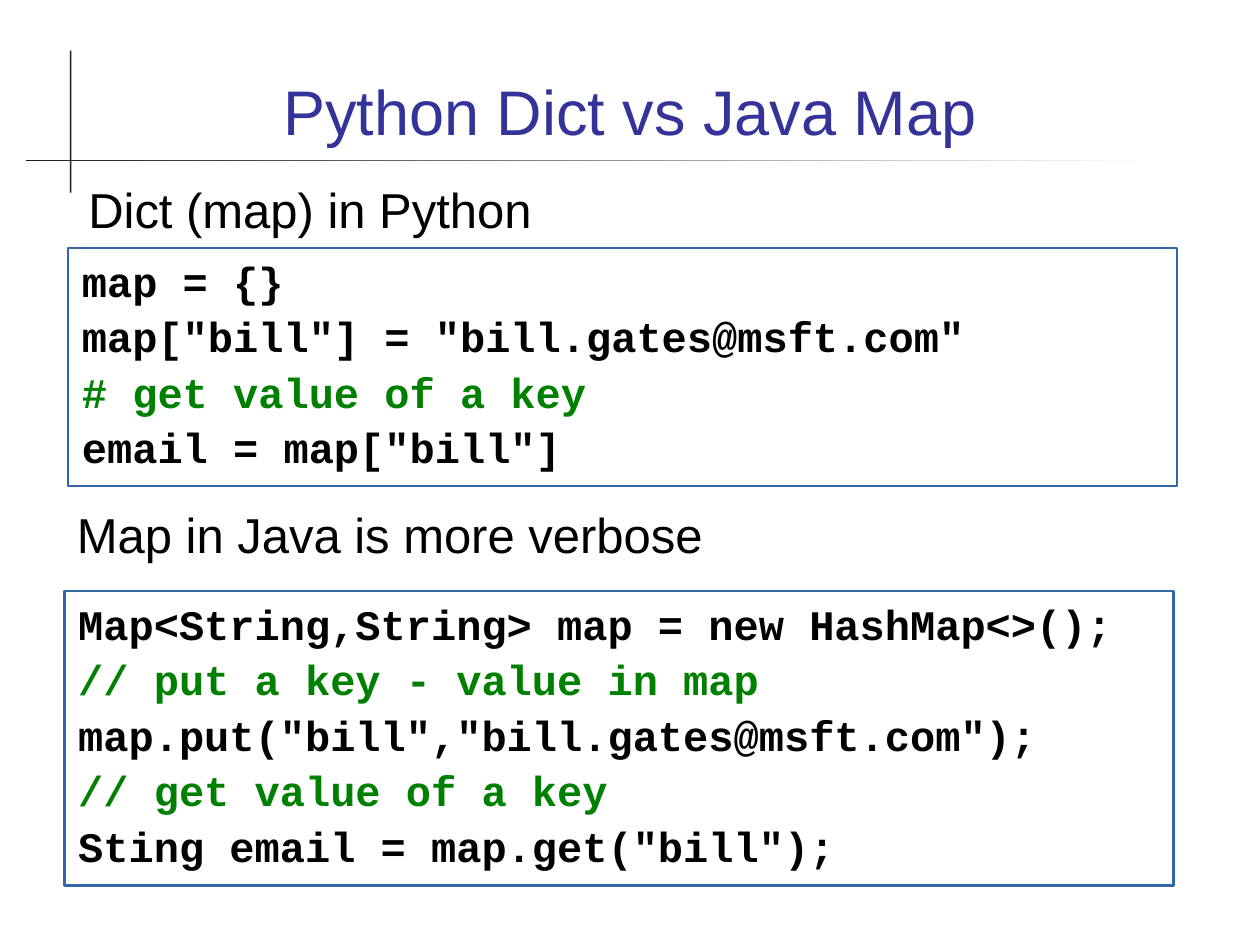
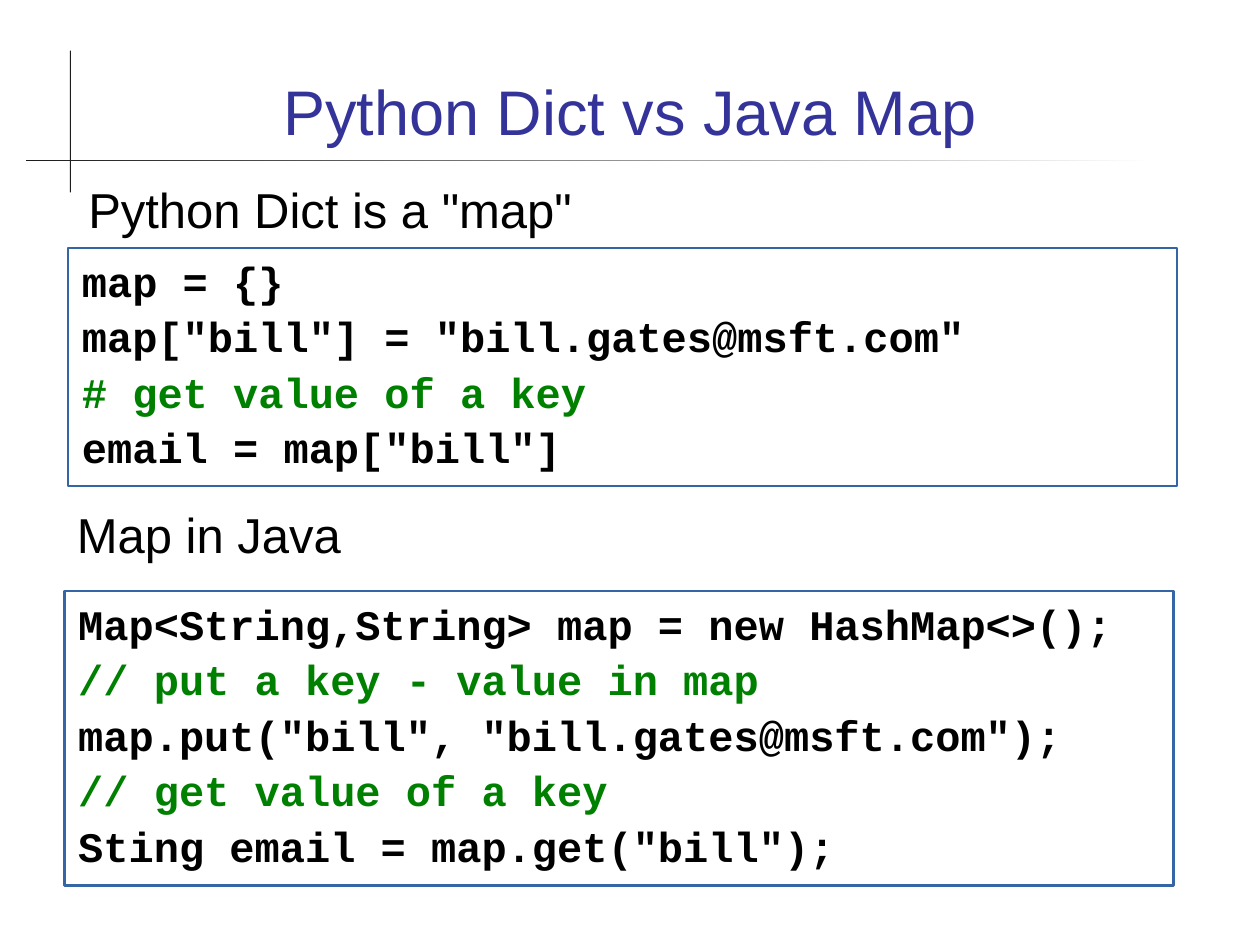
Before and after one commit to skeoop/skeoop.github.io, a slide deck: slide 3 of collections/Map.ppt. Drawn at 1260x945 pixels with LibreOffice and Linux fonts; fonts in the diff are those of the drawing. Boxes give left, top, right and bottom in pixels: in the first picture for what was removed or moved away, otherwise in the second. Text is boxed around its words. In the diff, an @@ line names an element or a change of style, - is before the commit and + after.

```diff
--- a/collections/Map.ppt
+++ b/collections/Map.ppt
@@ text at [88,192,572,238]: text changed @@
-Dict (map) in Python
+Python Dict is a "map"
@@ text at [77,517,340,564]: text changed @@
-Map in Java is more verbose
+Map in Java
@@ text in rectangle at [78,720,1062,760]: spaces changed @@
-map.put("bill","bill.gates@msft.com");
+map.put("bill", "bill.gates@msft.com");
```
Also in this commit, not shown: 6 other slides changed, 2 slides added, 2 other files.
